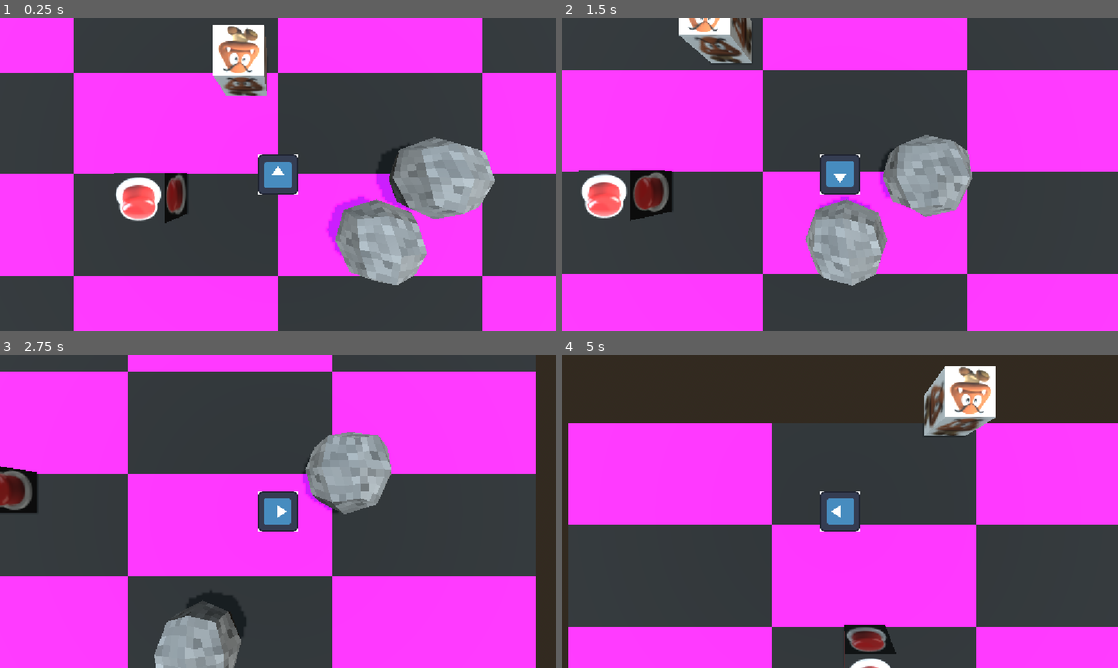
Above: before the commit, frames 1-4 (two rows, left to right).
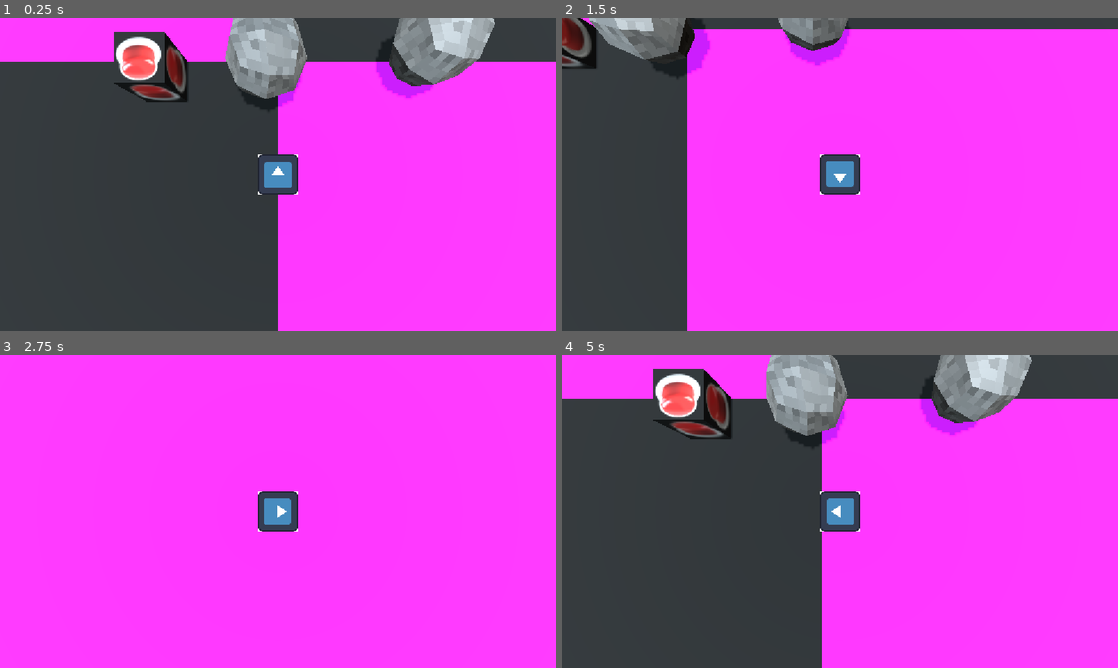
Above: after the commit, the same moments.

Repository: GammaRayTea/project-3-primordial-mass
Game: Godot game, scene res://main.tscn
The game is run twice, just before and just after one commit, with the same random seed, the same clock (stepped at 60 frames per second) and the same inputs. The engine's default icon, where the game draws it, is replaced by a stand-in: a white triangle on a blue panel in a dark square.
Inputs:
- Up to frame 1 (0.25 s): no input
- Up to frame 2 (1.5 s): hold D (move_right) 0.53-1.28 s; tap E (interact) at 0.6, 1.35 s; hold S (move_down) from 1.28 s (still down)
- Up to frame 3 (2.75 s): release S (move_down) at 2.03 s; hold D (move_right) from 2.03 s (still down); tap E (interact) at 2.1 s
- Up to frame 4 (5 s): release D (move_right) at 2.78 s; hold W (move_up) 2.78-3.53 s; tap E (interact) at 2.85, 3.6, 4.35 s; hold A (move_left) from 3.53 s (still down)

The runs differ from the first frame. In frame 1, 64% of the frame differs, in the area x 0-100%, y 0-100%; in frame 2, 60%; in frame 3, 51%; in frame 4, 63%.

Commit message:
added enemy damage and boulder interaction

Diff:
--- a/game/enemies/enemy_base/enemy_base.gd
+++ b/game/enemies/enemy_base/enemy_base.gd
@@ -1,9 +1,53 @@
+@tool
 class_name Enemy extends CharacterBody3D
-@export var state_machine:StateMachine
 
-const SPEED = 5.0
+@export_category("Attributes")
+@export var health:float = 100.0:
+	set(value):
+		health = value
+		if health <= 0.0:
+			die()
+@export_category("Components")
+@export var state_machine:StateMachine:
+	set(value):
+		state_machine = value
+		update_configuration_warnings()
+
+@export var animation_tree:AnimationTree:
+	set(value):
+		animation_tree= value
+		update_configuration_warnings()
+signal on_death
+signal on_hit
+
+#
+func _get_configuration_warnings() -> PackedStringArray:
+	var warnings = PackedStringArray()
+
+	if animation_tree == null:
+		warnings.append("Set AnimationTree")
+	if state_machine == null:
+		warnings.append("Set StateMachine")
+	return warnings
+
+func _init() -> void:
+	update_configuration_warnings()
+
+func _physics_process(_delta: float) -> void:
+	if !Engine.is_editor_hint():
+		state_machine._update(_delta)
 
 
+func die() -> void:
+	on_death.emit()
+	queue_free()
+func get_hit(damage:float):
+	health-=damage
+	on_hit.emit()
+	print("damage ", damage, "health ", health)
 
-func _physics_process(_delta: float) -> void:
-	state_machine._update(_delta)
+
+func _on_hurt_box_area_entered(area: Area3D) -> void:
+	if area is HitBox and area.get_parent() != self:
+
+		get_hit(area.damage)
--- a/game/enemies/enemy_base/enemy_base.tscn
+++ b/game/enemies/enemy_base/enemy_base.tscn
@@ -2,20 +2,27 @@
 
 [ext_resource type="Script" uid="uid://dbjo18fpf8hus" path="res://game/enemies/enemy_base/enemy_base.gd" id="1_yh7c5"]
 [ext_resource type="Script" uid="uid://d10lffcbhtmrp" path="res://game/enemies/state_machine/state_machine.gd" id="2_e5h3j"]
+[ext_resource type="Script" uid="uid://b3nhgfvthi5qc" path="res://game/interaction_boxes/hit_box.gd" id="3_ps3yp"]
+[ext_resource type="Script" uid="uid://daou788t0evlx" path="res://game/interaction_boxes/hurt_box.gd" id="4_ugvyo"]
 
 [sub_resource type="CapsuleShape3D" id="CapsuleShape3D_yh7c5"]
 
 [sub_resource type="AnimationRootNode" id="AnimationRootNode_kpvxy"]
 
-[node name="Enemy" type="CharacterBody3D" unique_id=2048773448]
+[sub_resource type="BoxShape3D" id="BoxShape3D_udmuc"]
+
+[sub_resource type="BoxShape3D" id="BoxShape3D_kpvxy"]
+
+[node name="Enemy" type="CharacterBody3D" unique_id=2048773448 node_paths=PackedStringArray("state_machine", "animation_tree")]
 script = ExtResource("1_yh7c5")
+state_machine = NodePath("StateMachine")
+animation_tree = NodePath("AnimationTree")
 
 [node name="WorldCollider" type="CollisionShape3D" parent="." unique_id=1421813303]
 shape = SubResource("CapsuleShape3D_yh7c5")
 
-[node name="StateMachine" type="Node" parent="." unique_id=751087973 node_paths=PackedStringArray("subject")]
+[node name="StateMachine" type="Node" parent="." unique_id=751087973]
 script = ExtResource("2_e5h3j")
-subject = NodePath("..")
 metadata/_custom_type_script = "uid://d10lffcbhtmrp"
 
 [node name="AnimationPlayer" type="AnimationPlayer" parent="." unique_id=67901383]
@@ -27,3 +34,21 @@
 anim_player = NodePath("../AnimationPlayer")
 
 [node name="Visuals" type="Node3D" parent="." unique_id=33426455]
+
+[node name="HitBox" type="Area3D" parent="." unique_id=565674913]
+collision_layer = 16
+collision_mask = 16
+script = ExtResource("3_ps3yp")
+metadata/_custom_type_script = "uid://b3nhgfvthi5qc"
+
+[node name="CollisionShape3D" type="CollisionShape3D" parent="HitBox" unique_id=1689760368]
+shape = SubResource("BoxShape3D_udmuc")
+
+[node name="HurtBox" type="Area3D" parent="." unique_id=158402479]
+collision_layer = 4
+collision_mask = 4
+script = ExtResource("4_ugvyo")
+metadata/_custom_type_script = "uid://daou788t0evlx"
+
+[node name="CollisionShape3D" type="CollisionShape3D" parent="HurtBox" unique_id=948016057]
+shape = SubResource("BoxShape3D_kpvxy")
--- a/game/enemies/state_machine/state_machine.gd
+++ b/game/enemies/state_machine/state_machine.gd
@@ -1,8 +1,31 @@
+@tool
 class_name StateMachine extends Node
 
-@export var initial_state: State
+@export var initial_state: State:
+	set(value):
+		initial_state = value
+		update_configuration_warnings()
+
+func _get_configuration_warnings() -> PackedStringArray:
+	var warnings = PackedStringArray()
+	if get_children().size() == 0:
+		warnings.append("No States attached. Add at least one State as children of this Node")
+	else:
+		var state_amount = 1
+		for child in get_children():
+			if child is State:
+				state_amount +=  1
+		if state_amount == 0:
+			warnings.append("No States attached. Add at least one State as children of this Node")
+	if initial_state == null:
+		warnings.append("Set initial State")
+	return warnings
 
 var current_state: State
+
+
+func _init() -> void:
+	update_configuration_warnings()
 
 func _ready() -> void:
 	for state in get_children():
@@ -10,17 +33,17 @@
 			prepare_state(state)
 	switch_to_state(initial_state)
 
-func prepare_state(_state):
+func prepare_state(_state:State) -> void:
 	_state.state_finished.connect(_on_state_finished)
 	print(_state.state_finished.get_connections())
 	_state._setup()
 
-func _update(_delta:float):
+func _update(_delta:float) -> void:
 	current_state._execute( _delta)
 
 
-func switch_to_state(_incoming_state):
-	current_state = _incoming_state
+func switch_to_state(_state:State) -> void:
+	current_state = _state
 	current_state._start()
 
 func _on_state_finished()->void:
--- a/game/enemies/state_machine/states/timed_state.gd
+++ b/game/enemies/state_machine/states/timed_state.gd
@@ -1,5 +1,6 @@
 @tool
 class_name TimedState extends State
+
 ## the time in seconds after which [code]state_finished[/code] is called
 @export var time:float = 1:
 	set(value):
--- a/game/enemies/test_enemy.tscn
+++ b/game/enemies/test_enemy/test_enemy.tscn
@@ -4,6 +4,8 @@
 [ext_resource type="Script" uid="uid://bi8u06c53mn68" path="res://game/enemies/state_machine/states/walk_forward.gd" id="2_sn51l"]
 [ext_resource type="Script" uid="uid://cv8ndqtg5slh6" path="res://game/enemies/state_machine/states/wait.gd" id="3_7ldnf"]
 [ext_resource type="Texture2D" uid="uid://cocr5d27l2mx3" path="res://assets/enemies/test_enemy/657-6574748_mario-goomba-clipart-mario-bros-2372846964.jpg" id="3_oqc07"]
+
+[sub_resource type="BoxShape3D" id="BoxShape3D_7ldnf"]
 
 [sub_resource type="StandardMaterial3D" id="StandardMaterial3D_kpvxy"]
 albedo_texture = ExtResource("3_oqc07")
@@ -12,8 +14,12 @@
 [sub_resource type="BoxMesh" id="BoxMesh_kpvxy"]
 material = SubResource("StandardMaterial3D_kpvxy")
 
-[node name="Enemy" unique_id=2048773448 node_paths=PackedStringArray("state_machine") instance=ExtResource("1_d0a55")]
+[node name="TestEnemy" unique_id=2048773448 node_paths=PackedStringArray("state_machine") instance=ExtResource("1_d0a55")]
+health = 30.0
 state_machine = NodePath("StateMachine")
+
+[node name="WorldCollider" parent="." index="0" unique_id=1421813303]
+shape = SubResource("BoxShape3D_7ldnf")
 
 [node name="StateMachine" parent="." index="1" unique_id=751087973 node_paths=PackedStringArray("initial_state")]
 initial_state = NodePath("WalkForwardState")
@@ -31,3 +37,11 @@
 
 [node name="MeshInstance3D" type="MeshInstance3D" parent="Visuals" parent_id_path=PackedInt32Array(33426455) index="0" unique_id=491776649]
 mesh = SubResource("BoxMesh_kpvxy")
+
+[node name="HitBox" parent="." index="5" unique_id=565674913]
+collision_mask = 6
+
+[node name="HurtBox" parent="." index="6" unique_id=158402479]
+collision_mask = 24
+
+[connection signal="area_entered" from="HurtBox" to="." method="_on_hurt_box_area_entered"]
--- a/game/test_room/test_room.tscn
+++ b/game/environment/test_room/test_room.tscn
@@ -9,10 +9,10 @@
 
 [sub_resource type="PlaneMesh" id="PlaneMesh_kpvxy"]
 material = SubResource("StandardMaterial3D_b2mth")
-size = Vector2(20, 10)
+size = Vector2(200, 100)
 
 [sub_resource type="BoxShape3D" id="BoxShape3D_kpvxy"]
-size = Vector3(20, 1, 10)
+size = Vector3(200, 1, 100)
 
 [node name="Testroom" type="Node3D" unique_id=1197105803]
 
--- a/game/interactables/rigid_interactables/rolling_boulder/rolling_boulder.gd
+++ b/game/interactables/rigid_interactables/rolling_boulder/rolling_boulder.gd
@@ -1,5 +1,17 @@
 @tool
 extends RigidInteractable
-
+@export var hit_box:HitBox
+@export var damage_speed_threshold:float = 1.0
 func onInteractionAreaEntered(_area:Area3D)->void:
 	print("entered")
+
+func _physics_process(delta: float) -> void:
+
+	if linear_velocity.length() > damage_speed_threshold:
+		hit_box.damage = clamp(pow(linear_velocity.length(),3),0, 100)
+		hit_box.knockback = clamp(pow(linear_velocity.length(),3),0, 20)
+		hit_box.set_disabled(false)
+	else:
+		hit_box.damage = 0.0
+		hit_box.knockback = 0.0
+		hit_box.set_disabled(true)
--- a/game/interactables/rigid_interactables/rolling_boulder/rolling_boulder.tscn
+++ b/game/interactables/rigid_interactables/rolling_boulder/rolling_boulder.tscn
@@ -3,6 +3,7 @@
 [ext_resource type="PackedScene" uid="uid://cup5yapklim3g" path="res://assets/interactables/rigid_interactables/rolling_boulder/Stone.glb" id="1_jq4qs"]
 [ext_resource type="Script" uid="uid://dnl8sixc5gww4" path="res://game/interactables/rigid_interactables/rolling_boulder/rolling_boulder.gd" id="1_pvbhg"]
 [ext_resource type="Script" uid="uid://cuon1d6qjf5qt" path="res://game/interaction_boxes/interaction_box.gd" id="3_4wenu"]
+[ext_resource type="Script" uid="uid://b3nhgfvthi5qc" path="res://game/interaction_boxes/hit_box.gd" id="4_4hrtm"]
 
 [sub_resource type="SphereShape3D" id="SphereShape3D_kpvxy"]
 radius = 0.8339547
@@ -10,9 +11,14 @@
 [sub_resource type="SphereShape3D" id="SphereShape3D_pvbhg"]
 radius = 0.8571686
 
-[node name="RollingBoulder" type="RigidBody3D" unique_id=498289684]
+[sub_resource type="SphereShape3D" id="SphereShape3D_udmuc"]
+radius = 0.90802497
+
+[node name="RollingBoulder" type="RigidBody3D" unique_id=498289684 node_paths=PackedStringArray("hit_box")]
 mass = 100.0
 script = ExtResource("1_pvbhg")
+hit_box = NodePath("HitBox")
+damage_speed_threshold = 2.0
 
 [node name="Stone" parent="." unique_id=1556413671 instance=ExtResource("1_jq4qs")]
 
@@ -29,4 +35,17 @@
 shape = SubResource("SphereShape3D_pvbhg")
 debug_color = Color(0.72010946, 0.48022687, 0, 0.41960785)
 
+[node name="HitBox" type="Area3D" parent="." unique_id=342987123]
+collision_layer = 16
+collision_mask = 6
+script = ExtResource("4_4hrtm")
+damage = 0.0
+knockback = 0.0
+metadata/_custom_type_script = "uid://b3nhgfvthi5qc"
+
+[node name="CollisionShape3D" type="CollisionShape3D" parent="HitBox" unique_id=2060732384]
+shape = SubResource("SphereShape3D_udmuc")
+disabled = true
+debug_color = Color(0.9228927, 0.2504923, 0.31508198, 0.41960785)
+
 [connection signal="area_entered" from="InteractionBox" to="." method="onInteractionAreaEntered"]
--- a/game/interaction_boxes/trigger_box.gd
+++ b/game/interaction_boxes/trigger_box.gd
@@ -5,3 +5,8 @@
 # Called when the node enters the scene tree for the first time.
 func _ready() -> void:
 	pass # Replace with function body.
+
+func set_disabled(value:bool)->  void:
+	for child in get_children():
+		if child is CollisionShape3D:
+			child.disabled = value
--- a/main.tscn
+++ b/main.tscn
@@ -1,10 +1,10 @@
 [gd_scene format=3 uid="uid://c8257oy8c1lmb"]
 
-[ext_resource type="PackedScene" uid="uid://slg88wvcuno1" path="res://game/test_room/test_room.tscn" id="1_0xm2m"]
+[ext_resource type="PackedScene" uid="uid://slg88wvcuno1" path="res://game/environment/test_room/test_room.tscn" id="1_0xm2m"]
 [ext_resource type="PackedScene" uid="uid://ct0p6npqva67" path="res://game/player/player.tscn" id="2_h2yge"]
 [ext_resource type="PackedScene" uid="uid://bqumv4uggm1d4" path="res://game/interactables/rigid_interactables/rolling_boulder/rolling_boulder.tscn" id="3_h2yge"]
 [ext_resource type="PackedScene" uid="uid://chhwtehoo1ycb" path="res://game/interactables/control_elements/button/button.tscn" id="4_1bvp3"]
-[ext_resource type="PackedScene" uid="uid://c0i63nfvpi543" path="res://game/enemies/test_enemy.tscn" id="5_lquwl"]
+[ext_resource type="PackedScene" uid="uid://c0i63nfvpi543" path="res://game/enemies/test_enemy/test_enemy.tscn" id="5_lquwl"]
 
 [sub_resource type="ProceduralSkyMaterial" id="ProceduralSkyMaterial_h2yge"]
 sky_energy_multiplier = 2.0
@@ -24,7 +24,7 @@
 [node name="Testroom" parent="Game" unique_id=1197105803 instance=ExtResource("1_0xm2m")]
 
 [node name="RollingBoulder2" parent="Game" unique_id=498289684 instance=ExtResource("3_h2yge")]
-transform = Transform3D(1, 0, 0, 0, 1, 0, 0, 0, 1, 2.0162911, 1.2855968, 1.349073)
+transform = Transform3D(1, 0, 0, 0, 1, 0, 0, 0, 1, -0.24023724, 1.5155525, 0.37641597)
 mass = 0.1
 
 [node name="RollingBoulder" parent="Game" unique_id=486248368 instance=ExtResource("3_h2yge")]
@@ -32,7 +32,7 @@
 mass = 0.1
 
 [node name="Player" parent="Game" unique_id=472072241 instance=ExtResource("2_h2yge")]
-transform = Transform3D(1, 0, 0, 0, 1, 0, 0, 0, 1, 0, 1.4952861, 0)
+transform = Transform3D(1, 0, 0, 0, 1, 0, 0, 0, 1, 0, 1.4952861, 2.7508328)
 
 [node name="WorldEnvironment" type="WorldEnvironment" parent="Game" unique_id=443886966]
 environment = SubResource("Environment_0xm2m")
